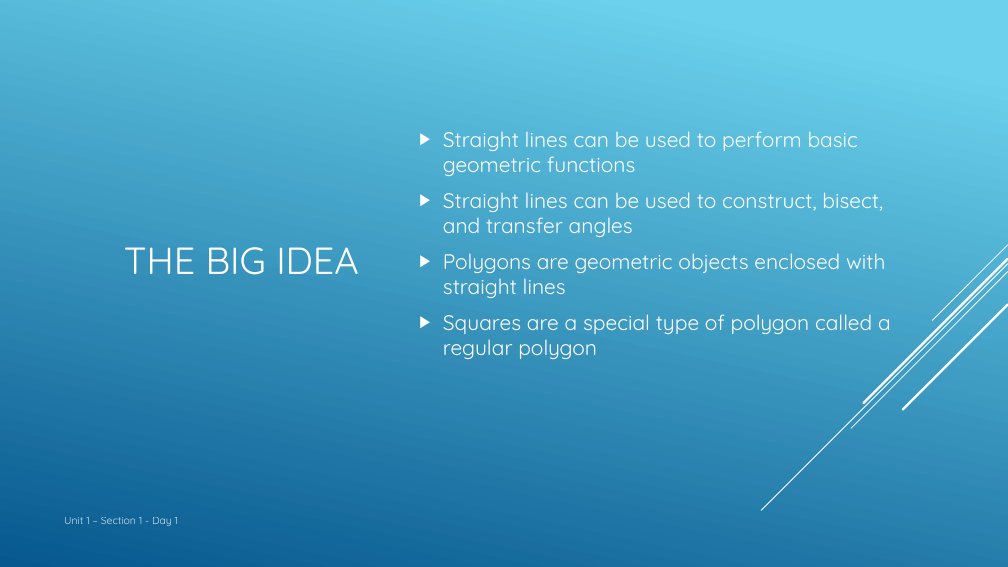
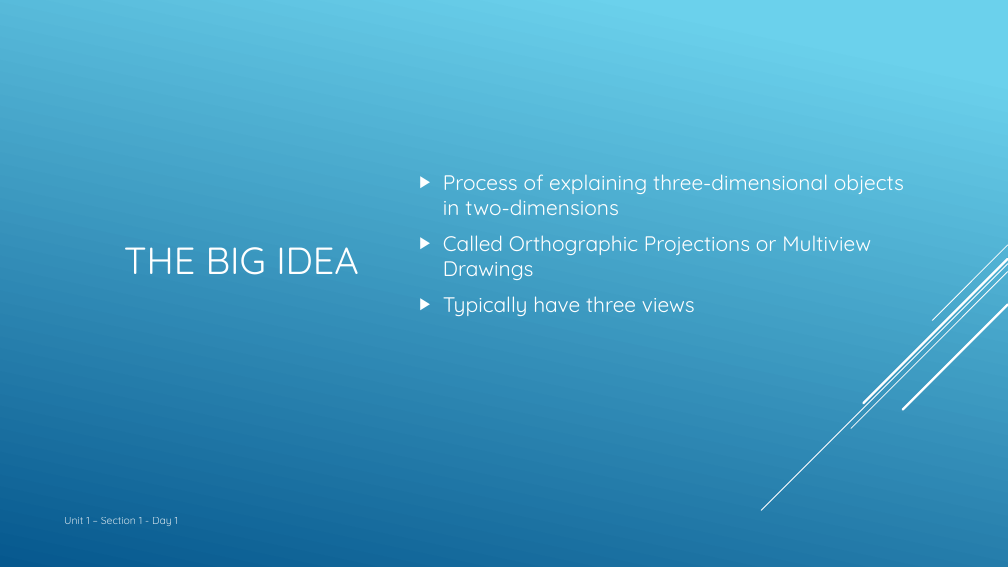
Before and after one commit to nickvertucci/Technology-Education-Curriculum, a slide deck: slide 6 of High School/Design and Drawing for Production/Unit 6 - Multiview Drawing/Section 1 - Introduction to Multiview Drawings/Assets/Unit 6 - Section 1 - Introduction Multiview.pptx (slide 2 before the commit). Drawn at 1008x567 pixels with LibreOffice and Linux fonts; fonts in the diff are those of the drawing. Boxes give left, top, right and bottom in pixels: in the first picture for what was removed or moved away, otherwise in the second. Text is boxed around its words. In the diff, an @@ line names an element or a change of style, - is before the commit and + after.

```diff
--- a/High School/Design and Drawing for Production/Unit 6 - Multiview Drawing/Section 1 - Introduction to Multiview Drawings/Assets/Unit 6 - Section 1 - Introduction Multiview.pptx
+++ b/High School/Design and Drawing for Production/Unit 6 - Multiview Drawing/Section 1 - Introduction to Multiview Drawings/Assets/Unit 6 - Section 1 - Introduction Multiview.pptx
@@ text at box(443, 174, 904, 316): text changed @@
-▶ Straight lines can be used to perform basic geometric functions
-▶ Straight lines can be used to construct, bisect, and transfer angles
-▶ Polygons are geometric objects enclosed with straight lines
-▶ Squares are a special type of polygon called a regular polygon
+▶ Process of explaining three-dimensional objects in two-dimensions
+▶ Called Orthographic Projections or Multiview Drawings
+▶ Typically have three views
```
Also in this commit, not shown: 4 other slides changed, 4 slides added, 3 other files.
